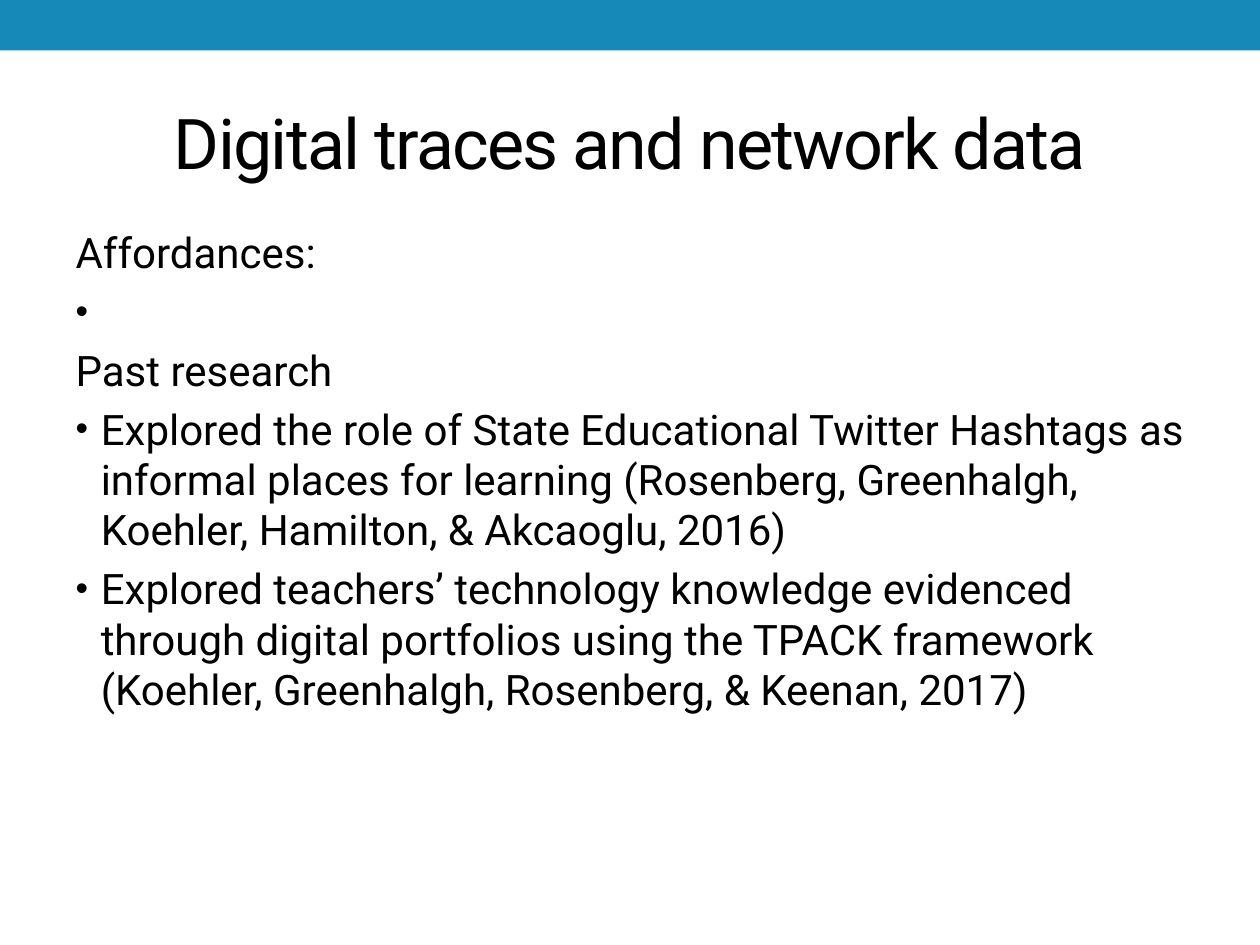
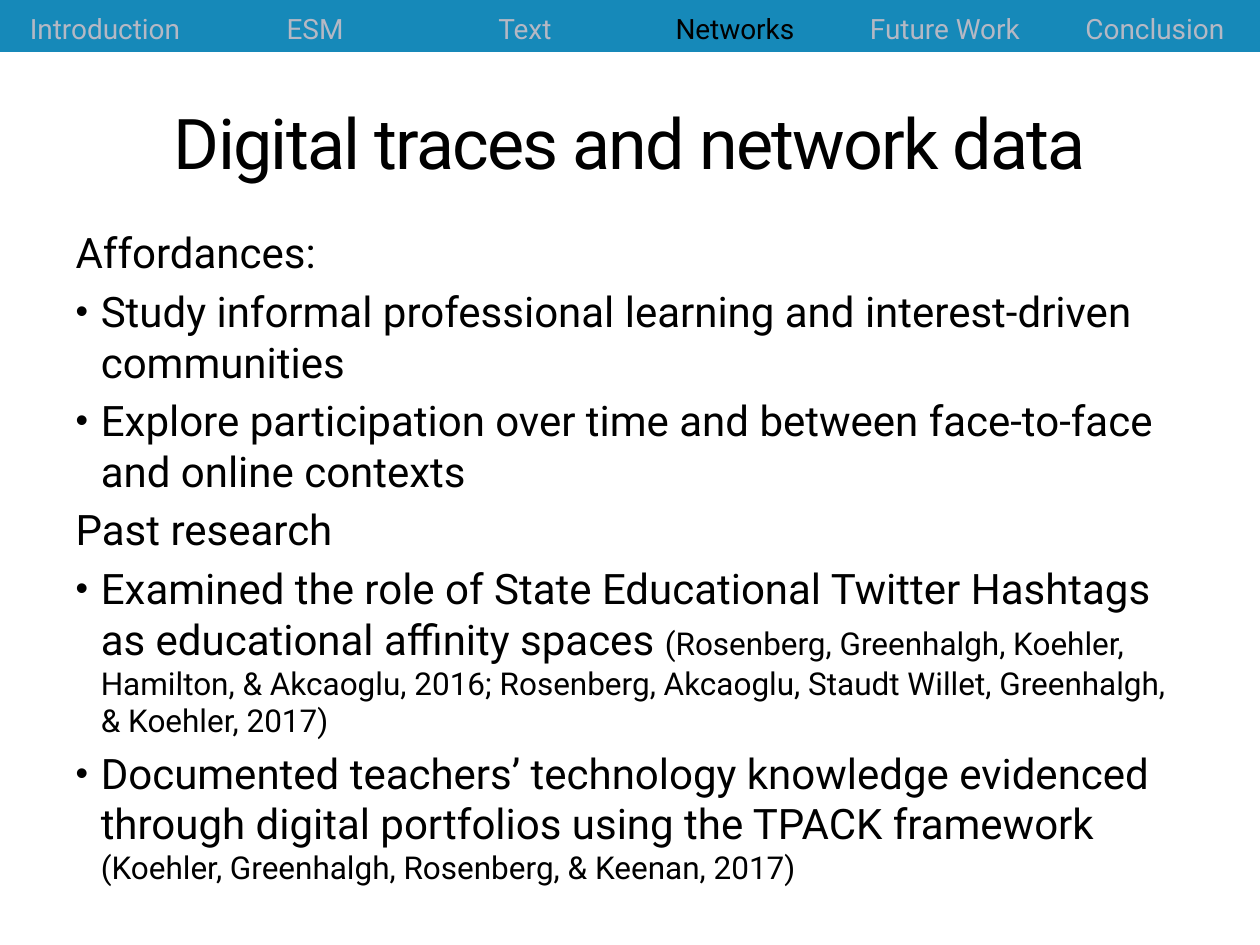
Before and after one commit to jrosen48/job-talk, a slide deck: slide 36 of 2018-1-15-Rosenberg-UT-Knoxville-talk.pptx (slide 19 before the commit). Drawn at 1260x945 pixels with LibreOffice and Linux fonts; fonts in the diff are those of the drawing. Boxes give left, top, right and bottom in pixels: in the first picture for what was removed or moved away, otherwise in the second. Text is boxed around its words. In the diff, an @@ line names an element or a change of style, - is before the commit and + after.

```diff
--- a/2018-1-15-Rosenberg-UT-Knoxville-talk.pptx
+++ b/2018-1-15-Rosenberg-UT-Knoxville-talk.pptx
@@ table added at box(0, 0, 1260, 53), 1 rows, 6 columns @@
+Introduction | ESM | Text | Networks | Future Work | Conclusion
@@ text at box(101, 295, 1153, 488): paragraphs added @@
+• Study informal professional learning and interest-driven communities
+• Explore participation over time and between face-to-face and online contexts
@@ text at box(101, 572, 1165, 886): text changed @@
-• Explored the role of State Educational Twitter Hashtags as informal places for learning (Rosenberg, Greenhalgh, Koehler, Hamilton, & Akcaoglu, 2016)
-• Explored teachers’ technology knowledge evidenced through digital portfolios using the TPACK framework (Koehler, Greenhalgh, Rosenberg, & Keenan, 2017)
+• Examined the role of State Educational Twitter Hashtags as educational affinity spaces (Rosenberg, Greenhalgh, Koehler, Hamilton, & Akcaoglu, 2016; Rosenberg, Akcaoglu, Staudt Willet, Greenhalgh, & Koehler, 2017)
+• Documented teachers’ technology knowledge evidenced through digital portfolios using the TPACK framework (Koehler, Greenhalgh, Rosenberg, & Keenan, 2017)
```
Also in this commit, not shown: 33 other slides changed, 20 slides added, 6 slides removed, 2 other files.
